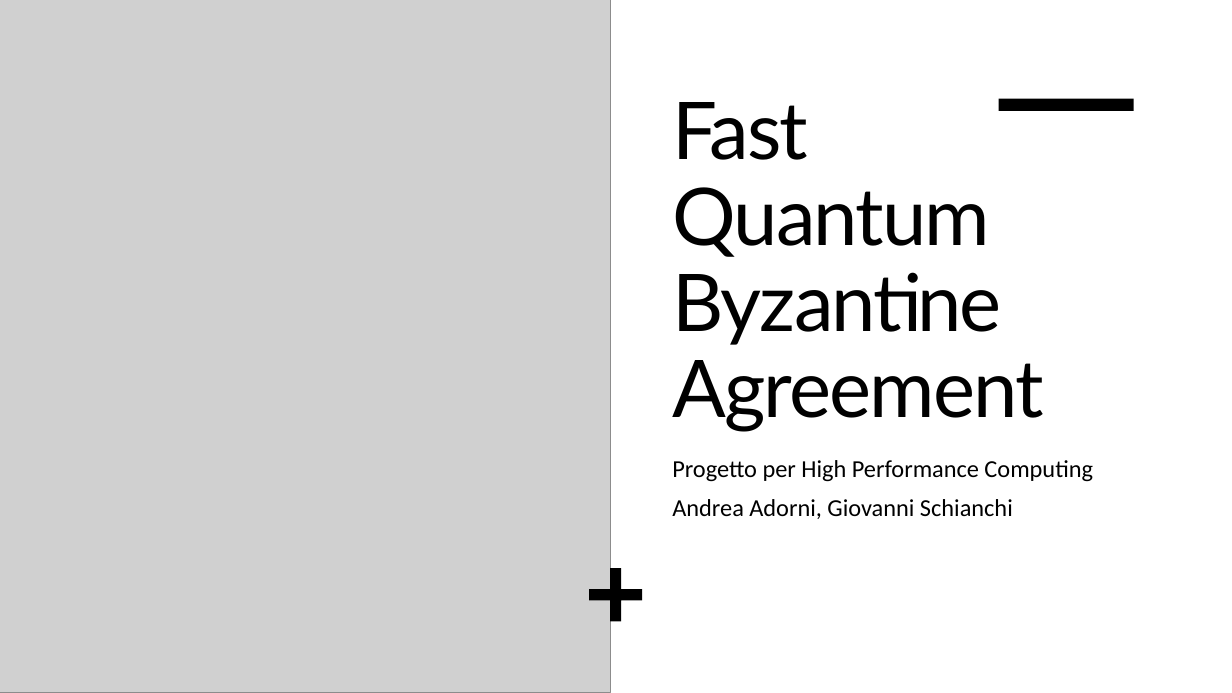
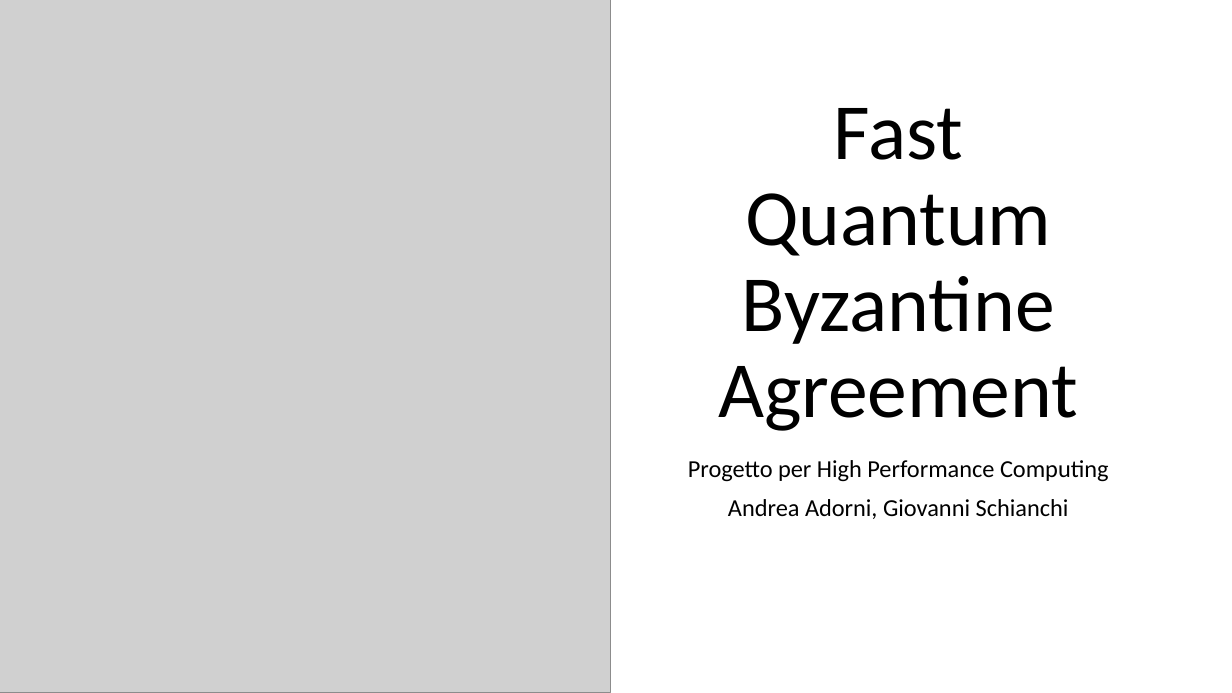
Before and after one commit to ado901/Quantum-Byzantine-Protocol, a slide deck: slide 1 of Fast Quantum Byzantine Agreement.pptx. Drawn at 1232x693 pixels with LibreOffice and Linux fonts; fonts in the diff are those of the drawing; grey boxes stand for pictures. Boxes give left, top, right and bottom in pixels: in the first picture for what was removed or moved away, otherwise in the second. Text is boxed around its words. In the diff, an @@ line names an element or a change of style, - is before the commit and + after.

```diff
--- a/Fast Quantum Byzantine Agreement.pptx
+++ b/Fast Quantum Byzantine Agreement.pptx
@@ rectangle removed at [0,0,1232,693] @@
@@ rectangle removed at [528,111,1185,693] @@
@@ title "Fast Quantum Byzantine Agreement" at [718,108,1078,431]: font Lato to Calibri, letter spacing -1.5 to 0 pt; alignment left to centre @@
@@ rectangle removed at [999,99,1134,111] @@
@@ subtitle "Progetto per High Performance Computing" at [688,460,1109,519]: alignment left to centre @@
@@ plus removed at [590,568,642,621] @@
```
Also in this commit, not shown: 8 other slides changed, 2 slides added, 1 other file.
